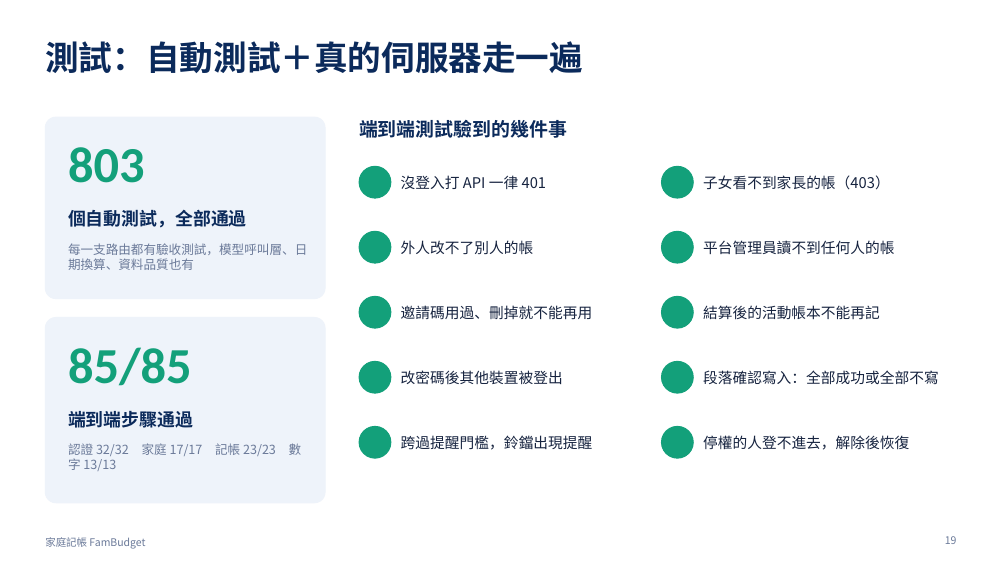
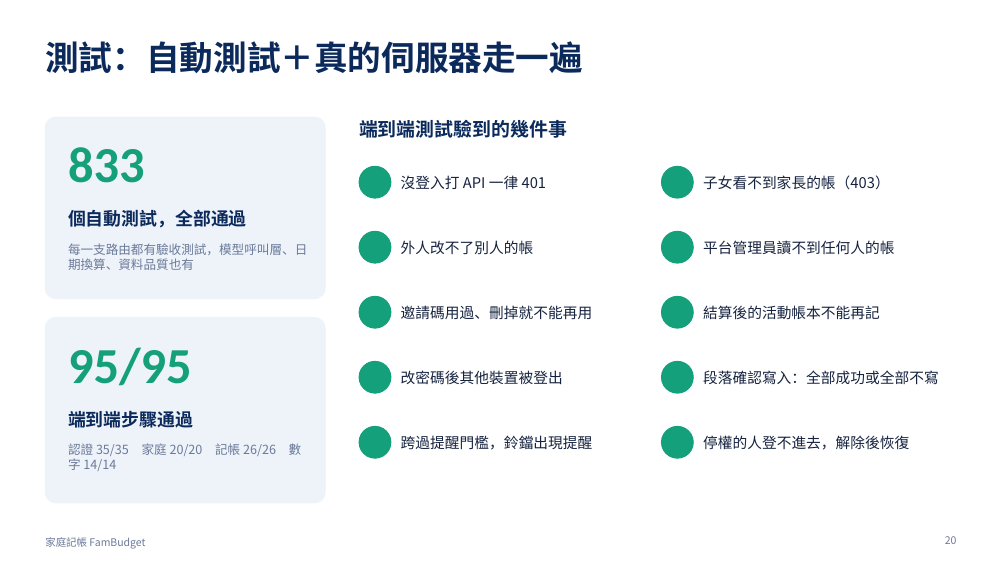
Before and after one commit to cbes502034/final_project, a slide deck: slide 20 of report/家庭記帳_期末報告.pptx (slide 19 before the commit). Drawn at 1008x567 pixels with LibreOffice and Linux fonts; fonts in the diff are those of the drawing; background and template pictures are left out. Boxes give left, top, right and bottom in pixels: in the first picture for what was removed or moved away, otherwise in the second. Text is boxed around its words. In the diff, an @@ line names an element or a change of style, - is before the commit and + after.

```diff
--- a/report/家庭記帳_期末報告.pptx
+++ b/report/家庭記帳_期末報告.pptx
@@ text at <box>68,147,144,183</box>: text changed @@
-803
+833
@@ text at <box>68,347,192,386</box>: text changed @@
-85/85
+95/95
@@ text at <box>68,443,302,456</box>: text changed @@
-認證 32/32 家庭 17/17 記帳 23/23 數字 13/13
+認證 35/35 家庭 20/20 記帳 26/26 數字 14/14
@@ page number at <box>945,536,957,544</box>: text changed @@
-19
+20
```
Also in this commit, not shown: 7 other slides changed, 1 slide added, 18 other files.
